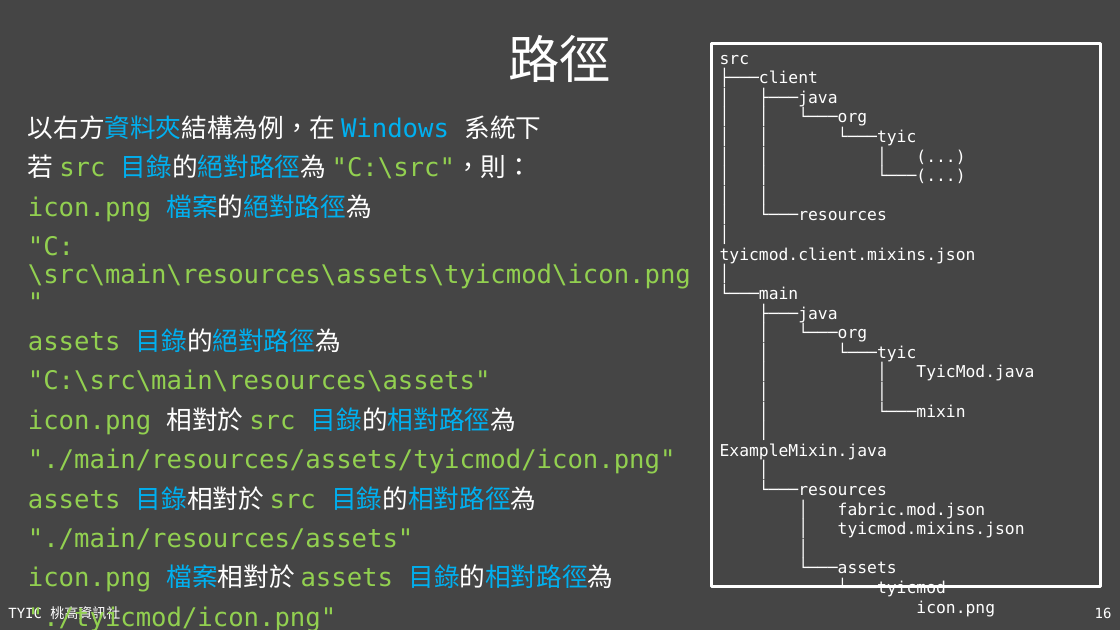
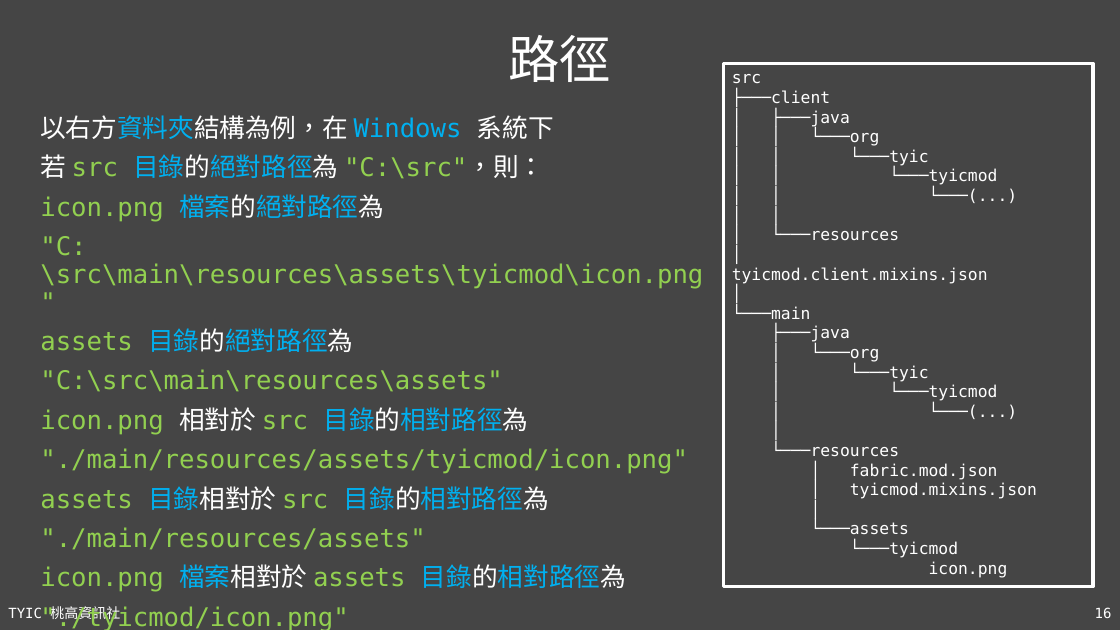
Before and after one commit to TYSHIC/slides, a slide deck: slide 16 of ppt/50_Java 專案：前置作業.pptx. Drawn at 1120x630 pixels with LibreOffice and Linux fonts; fonts in the diff are those of the drawing. Boxes give left, top, right and bottom in pixels: in the first picture for what was removed or moved away, otherwise in the second. Text is boxed around its words. In the diff, an @@ line names an element or a change of style, - is before the commit and + after.

```diff
--- a/ppt/50_Java 專案：前置作業.pptx
+++ b/ppt/50_Java 專案：前置作業.pptx
@@ rectangle "src": place and size @@
-rectangle "src" at <box>712,44,1101,586</box>
+rectangle "src" at <box>723,64,1093,587</box>
@@ text "以右方資料夾結構為例，在 Windows 系統下": place and size @@
-text "以右方資料夾結構為例，在 Windows 系統下" at <box>28,115,691,592</box>
+text "以右方資料夾結構為例，在 Windows 系統下" at <box>40,115,703,592</box>
@@ text in rectangle at <box>889,168,997,186</box>: text changed @@
-│ │ │ (...)
+│ │ └───tyicmod
@@ text in rectangle at <box>889,384,997,402</box>: text changed @@
-│ │ TyicMod.java
-│ │
-│ └───mixin
-│ ExampleMixin.java
+│ └───tyicmod
+│ └───(...)
```
Also in this commit, not shown: 3 other slides changed, 4 other files.
